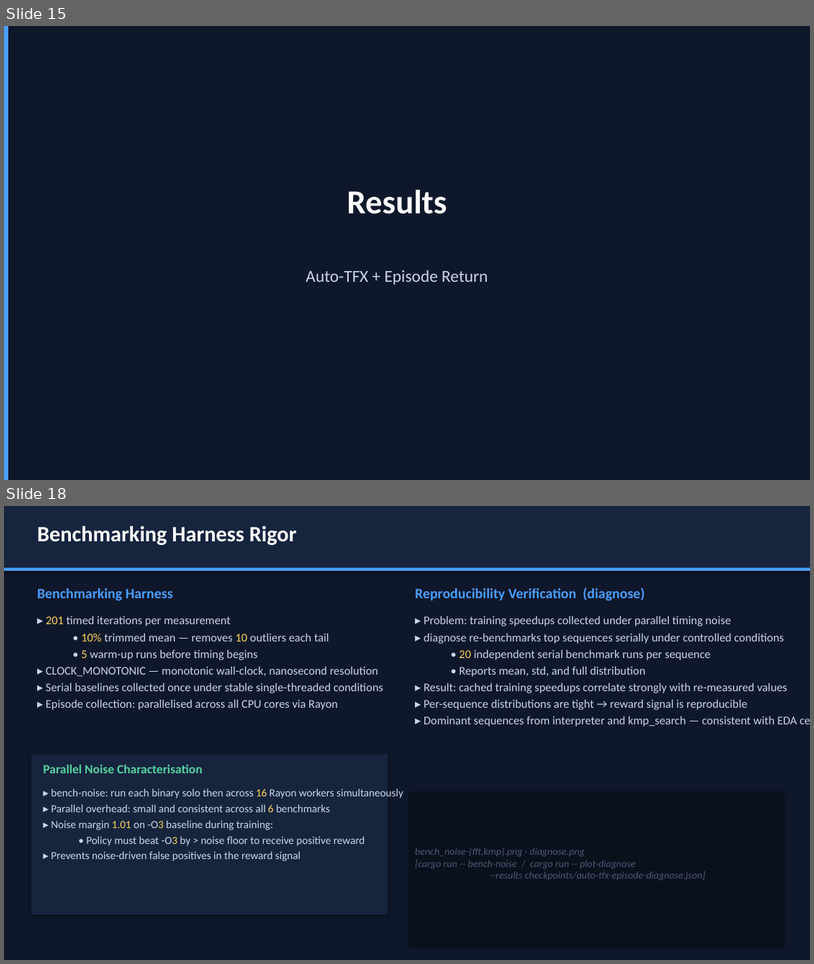
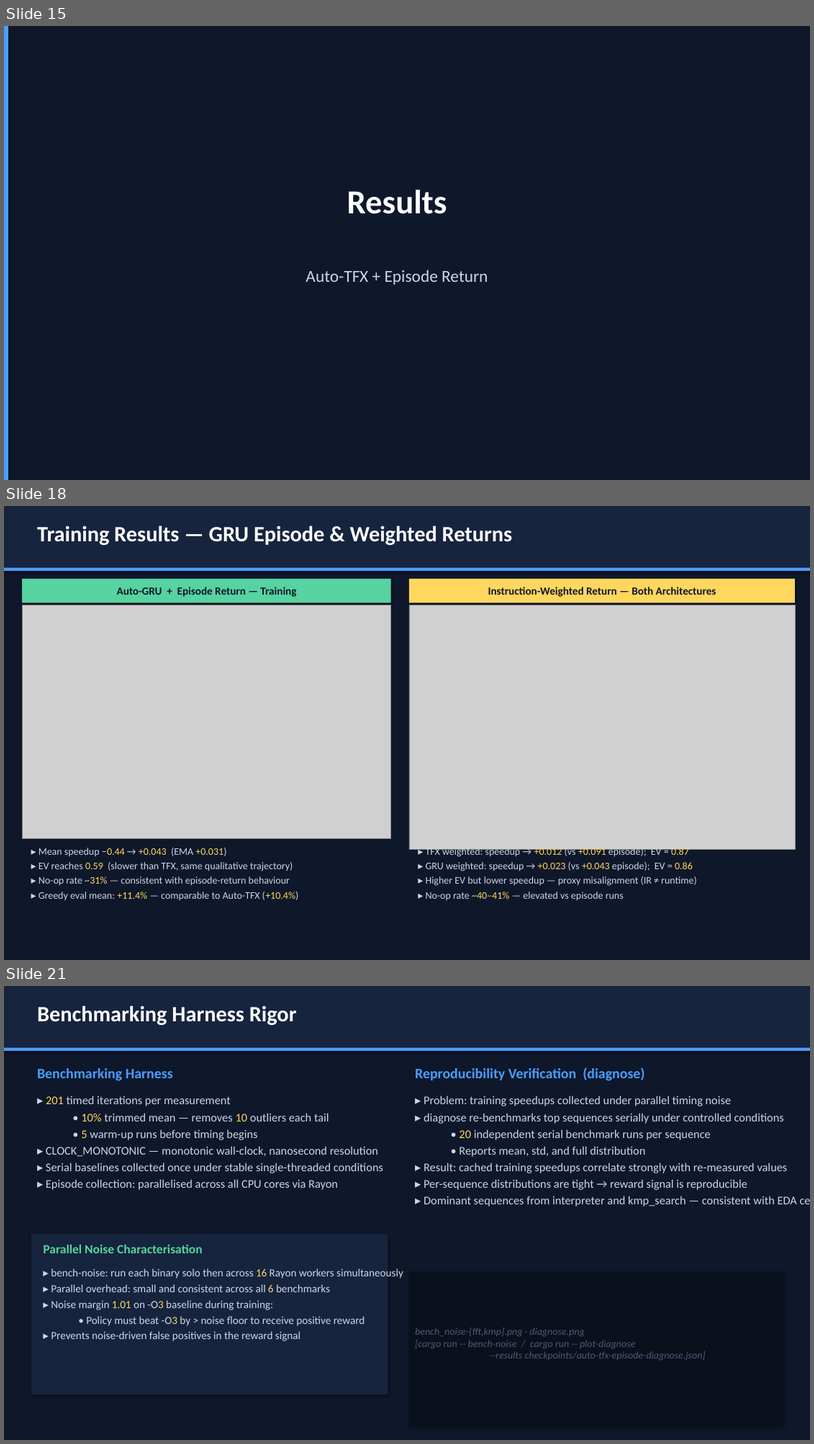
Before and after one commit to eblack-leaf/llvm-lstm, a slide deck: presentation.pptx. Shown one above the other, each under a label of ours: slides 15 and 18 before the commit, slides 15, 18 and 21 after it; the slides between them are not shown. The pictures are 814x964 and 814x1444 pixels, drawn with LibreOffice and Linux fonts; fonts in the diff are those of the drawing; grey boxes stand for pictures. Boxes give left, top, right and bottom in pixels: in the first picture for what was removed or moved away, otherwise in the second. Text is boxed around its words. In the diff, an @@ line names an element or a change of style, - is before the commit and + after.

```diff
--- a/presentation.pptx
+++ b/presentation.pptx
@@ slide 18 added at (x1=4, y1=506, x2=810, y2=960), background #0F172A @@
@@ rectangle added at (x1=4, y1=506, x2=810, y2=569), fill #16243E @@
@@ text added at (x1=37, y1=525, x2=513, y2=545), 26 pt, text #FFFFFF, bold @@
+Training Results — GRU Episode & Weighted Returns
@@ rectangle added at (x1=4, y1=568, x2=810, y2=571), fill #4A9EFF @@
@@ rectangle added at (x1=22, y1=579, x2=391, y2=602), fill #56D3A0 @@
@@ text added at (x1=117, y1=587, x2=296, y2=597), 13 pt, text #0F172A, bold @@
+Auto-GRU + Episode Return — Training
@@ rectangle added at (x1=409, y1=579, x2=795, y2=602), fill #FFD75E @@
@@ text added at (x1=489, y1=587, x2=717, y2=597), 13 pt, text #0F172A, bold @@
+Instruction-Weighted Return — Both Architectures
@@ picture added at (x1=22, y1=605, x2=391, y2=839) @@
@@ picture added at (x1=409, y1=605, x2=795, y2=849) @@
@@ text added at (x1=39, y1=847, x2=299, y2=901), 12 pt, text #CCD6E8 @@
+▸ Mean speedup −0.44 → +0.043 (EMA +0.031)
+▸ EV reaches 0.59 (slower than TFX, same qualitative trajectory)
+▸ No-op rate ~31% — consistent with episode-return behaviour
+▸ Greedy eval mean: +11.4% — comparable to Auto-TFX (+10.4%)
@@ text added at (x1=426, y1=846, x2=697, y2=901), 12 pt, text #CCD6E8 @@
+▸ TFX weighted: speedup → +0.012 (vs +0.091 episode); EV = 0.87
+▸ GRU weighted: speedup → +0.023 (vs +0.043 episode); EV = 0.86
+▸ Higher EV but lower speedup — proxy misalignment (IR ≠ runtime)
+▸ No-op rate ~40–41% — elevated vs episode runs
@@ what was slide 18 is now slide 21 @@
```
Also in this commit, not shown: 8 slides changed, 2 other slides added, 4 other files.
